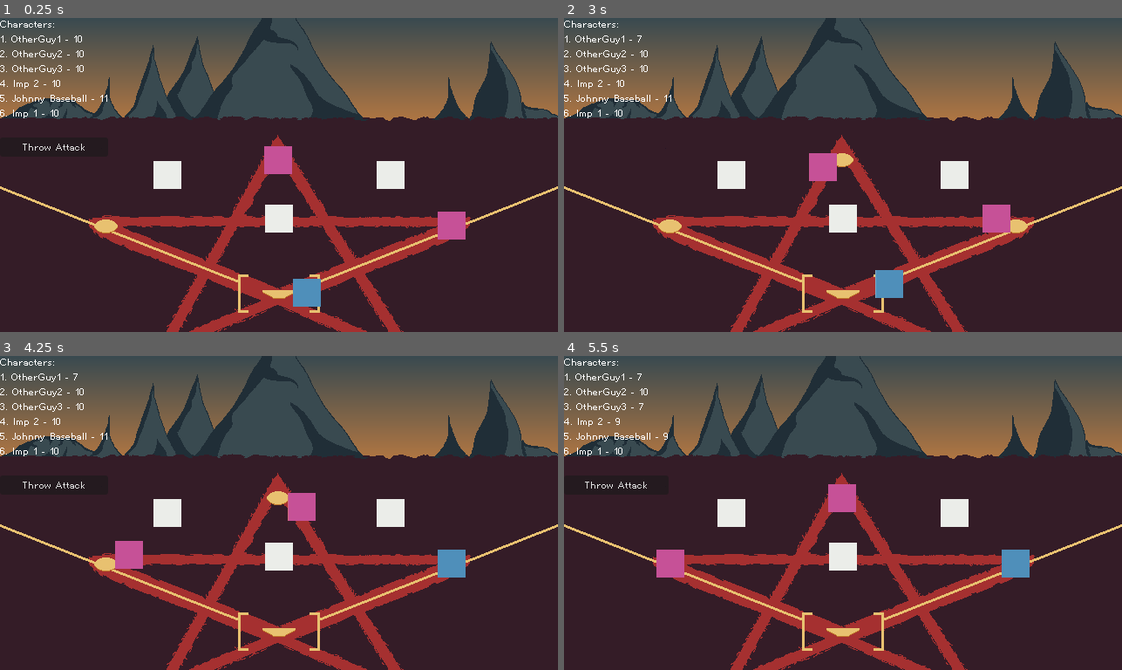
Above: before the commit, frames 1-4 (two rows, left to right).
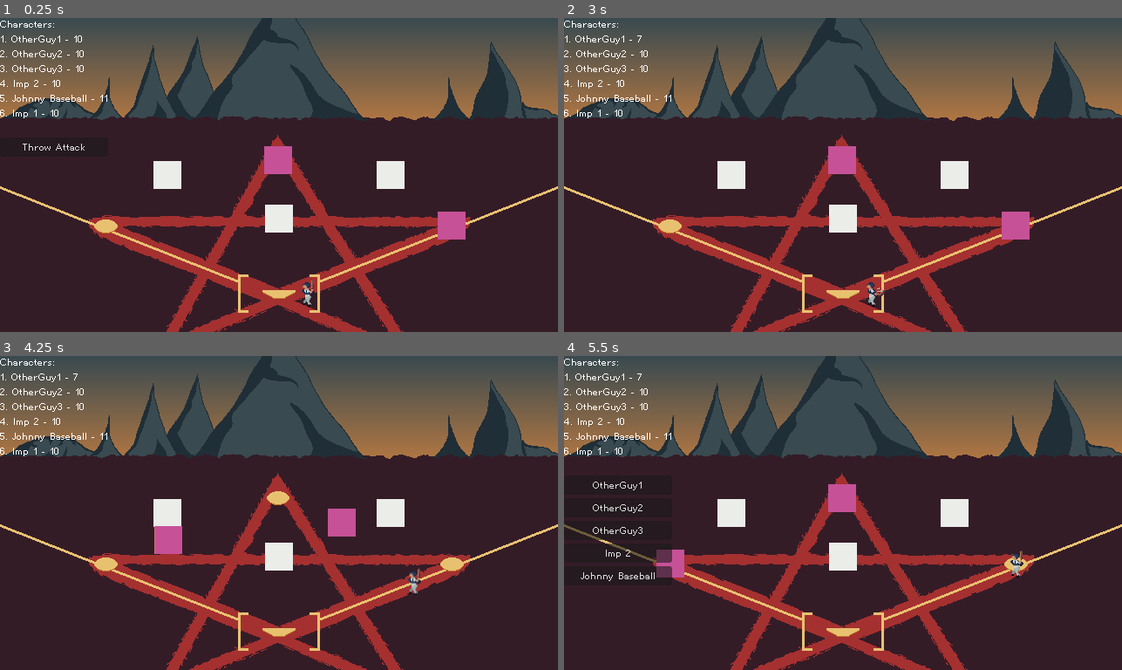
Above: after the commit, the same moments.

Repository: JacquesJajo/ludum-dare-59
Game: Godot game, scene res://scenes/game.tscn
Same seed, same stepped clock (60 frames per second), same inputs: the game is played once before the commit and once after it.
Inputs (mouse positions are in pixels of both pictures, inside the frame that each line leads up to):
- Up to frame 1 (0.25 s): no input
- Up to frame 2 (3 s): click "Throw Attack" at 0.5 s; click "OtherGuy1" at 1.25 s; click "Swing Attack" at 2 s; click "OtherGuy2" at 2.75 s
- Up to frame 3 (4.25 s): no input
- Up to frame 4 (5.5 s): click (619, 484) at 4.25 s, where only the run before the commit has a clickable "Throw Attack"; click "OtherGuy3" (after the commit: "Throw Attack") at 5 s

The runs differ from the first frame. In frame 1, 0.4% of the frame differs, in the area x 52-58%, y 83-92%; in frame 2, 1.9%; in frame 3, 2.4%, in the area x 4-84%, y 40-77%; in frame 4, 1.1%.

Commit message:
Johnny Baseball animated sprite

Diff:
--- a/scenes/actions/swing_attack.gd
+++ b/scenes/actions/swing_attack.gd
@@ -11,6 +11,13 @@
 	if roll >= CRITICAL:
 		print("critical!")
 		critical = true
+
+	user.gfx.play("swing")
+	user.gfx.animation_finished.connect(_swing_finished)
+
+func _swing_finished() -> void:
+	user.gfx.animation_finished.disconnect(_swing_finished)
+	user.gfx.play("default")
 
 	user.gfx.move_complete.connect(_base_moved)
 	user.gfx.move_sprite(user.base_manager.bases[user.base_index + 1], 128.0)
--- a/scenes/baseball_arena.tscn
+++ b/scenes/baseball_arena.tscn
@@ -7,24 +7,62 @@
 [ext_resource type="PackedScene" uid="uid://bthtlrcdwhbih" path="res://scenes/actions/swing_attack.tscn" id="3_h5k57"]
 [ext_resource type="PackedScene" uid="uid://7d8qn33nbseh" path="res://scenes/ui_layer.tscn" id="3_jtmev"]
 [ext_resource type="PackedScene" uid="uid://dqg0g4oc7fwke" path="res://scenes/actions/hit_and_run_attack.tscn" id="4_8b67c"]
-[ext_resource type="Texture2D" uid="uid://cb07s60lb03ed" path="res://sprites/placeholders.png" id="5_kx73q"]
 [ext_resource type="PackedScene" uid="uid://dcsq7s5u5wjtb" path="res://scenes/actions/throw_attack.tscn" id="5_woeuh"]
 [ext_resource type="Script" uid="uid://bnssbpa08hulc" path="res://scripts/fielding_spots_manager.gd" id="9_bdoy6"]
 [ext_resource type="Script" uid="uid://2tk6o53m72bd" path="res://scenes/base_manager.gd" id="9_qrtu0"]
 [ext_resource type="PackedScene" uid="uid://bgpecv6xp6537" path="res://scenes/gfx_manager.tscn" id="10_p75ep"]
 [ext_resource type="PackedScene" uid="uid://woop0y3j8ulp" path="res://scenes/character_sprite.tscn" id="11_owi6g"]
-
-[sub_resource type="AtlasTexture" id="AtlasTexture_owi6g"]
-atlas = ExtResource("5_kx73q")
+[ext_resource type="Texture2D" uid="uid://cfp7eepee84os" path="res://sprites/spritesheet.png" id="12_jjdn4"]
+[ext_resource type="SpriteFrames" uid="uid://7wbxsrc6y3lo" path="res://sprites/demon.tres" id="13_jjdn4"]
+[ext_resource type="SpriteFrames" uid="uid://dniumek475uta" path="res://sprites/imp.tres" id="14_w5lw3"]
+
+[sub_resource type="AtlasTexture" id="AtlasTexture_bdoy6"]
+atlas = ExtResource("12_jjdn4")
+region = Rect2(0, 0, 32, 32)
+
+[sub_resource type="AtlasTexture" id="AtlasTexture_jjdn4"]
+atlas = ExtResource("12_jjdn4")
+region = Rect2(0, 0, 32, 32)
+
+[sub_resource type="AtlasTexture" id="AtlasTexture_w5lw3"]
+atlas = ExtResource("12_jjdn4")
 region = Rect2(32, 0, 32, 32)
 
-[sub_resource type="AtlasTexture" id="AtlasTexture_p75ep"]
-atlas = ExtResource("5_kx73q")
-region = Rect2(0, 0, 32, 32)
-
-[sub_resource type="AtlasTexture" id="AtlasTexture_bdoy6"]
-atlas = ExtResource("5_kx73q")
-region = Rect2(96, 0, 32, 0)
+[sub_resource type="AtlasTexture" id="AtlasTexture_cbia7"]
+atlas = ExtResource("12_jjdn4")
+region = Rect2(64, 0, 32, 32)
+
+[sub_resource type="AtlasTexture" id="AtlasTexture_hnbne"]
+atlas = ExtResource("12_jjdn4")
+region = Rect2(96, 0, 32, 32)
+
+[sub_resource type="SpriteFrames" id="SpriteFrames_jjdn4"]
+animations = [{
+"frames": [{
+"duration": 1.0,
+"texture": SubResource("AtlasTexture_bdoy6")
+}],
+"loop": true,
+"name": &"default",
+"speed": 5.0
+}, {
+"frames": [{
+"duration": 1.0,
+"texture": SubResource("AtlasTexture_jjdn4")
+}, {
+"duration": 1.0,
+"texture": SubResource("AtlasTexture_w5lw3")
+}, {
+"duration": 1.0,
+"texture": SubResource("AtlasTexture_cbia7")
+}, {
+"duration": 1.0,
+"texture": SubResource("AtlasTexture_hnbne")
+}],
+"loop": false,
+"name": &"swing",
+"speed": 10.0
+}]
 
 [node name="BaseballArena" type="Node2D"]
 
@@ -148,22 +186,34 @@
 [node name="GFXManager" parent="." instance=ExtResource("10_p75ep")]
 
 [node name="JohnnyBaseball" parent="GFXManager" instance=ExtResource("11_owi6g")]
-texture = SubResource("AtlasTexture_owi6g")
+sprite_frames = SubResource("SpriteFrames_jjdn4")
+animation = &"default"
+autoplay = "default"
 
 [node name="OtherGuy1" parent="GFXManager" instance=ExtResource("11_owi6g")]
-texture = SubResource("AtlasTexture_p75ep")
+sprite_frames = ExtResource("13_jjdn4")
+animation = &"default"
+autoplay = "default"
 
 [node name="OtherGuy2" parent="GFXManager" instance=ExtResource("11_owi6g")]
-texture = SubResource("AtlasTexture_p75ep")
+sprite_frames = ExtResource("13_jjdn4")
+animation = &"default"
+autoplay = "default"
 
 [node name="OtherGuy3" parent="GFXManager" instance=ExtResource("11_owi6g")]
-texture = SubResource("AtlasTexture_p75ep")
+sprite_frames = ExtResource("13_jjdn4")
+animation = &"default"
+autoplay = "default"
 
 [node name="Imp1" parent="GFXManager" instance=ExtResource("11_owi6g")]
-texture = SubResource("AtlasTexture_bdoy6")
+sprite_frames = ExtResource("14_w5lw3")
+animation = &"default"
+autoplay = "default"
 
 [node name="Imp2" parent="GFXManager" instance=ExtResource("11_owi6g")]
-texture = SubResource("AtlasTexture_bdoy6")
+sprite_frames = ExtResource("14_w5lw3")
+animation = &"default"
+autoplay = "default"
 
 [node name="UILayer" parent="." instance=ExtResource("3_jtmev")]
 
--- a/scenes/character_sprite.tscn
+++ b/scenes/character_sprite.tscn
@@ -2,5 +2,6 @@
 
 [ext_resource type="Script" uid="uid://cbglt54m8s57b" path="res://scripts/character_sprite.gd" id="1_k8qwi"]
 
-[node name="CharacterSprite" type="Sprite2D"]
+[node name="CharacterSprite" type="AnimatedSprite2D"]
+animation = &""
 script = ExtResource("1_k8qwi")
--- a/scripts/character_sprite.gd
+++ b/scripts/character_sprite.gd
@@ -1,4 +1,4 @@
-extends Sprite2D
+extends AnimatedSprite2D
 
 class_name CharacterSprite
 
@@ -9,12 +9,19 @@
 
 signal move_complete
 
+@export var face_centre: bool = true
+
 var state: State = State.IDLE
 
 var target: Vector2
 var speed: float
 
 func _process(delta: float) -> void:
+	if position.x > 0.0:
+		flip_h = true
+	else:
+		flip_h = false
+
 	match state:
 		State.IDLE:
 			pass
--- /dev/null
+++ b/sprites/demon.tres
@@ -0,0 +1,18 @@
+[gd_resource type="SpriteFrames" load_steps=3 format=3 uid="uid://7wbxsrc6y3lo"]
+
+[ext_resource type="Texture2D" uid="uid://cb07s60lb03ed" path="res://sprites/placeholders.png" id="1_yu540"]
+
+[sub_resource type="AtlasTexture" id="AtlasTexture_nfnxd"]
+atlas = ExtResource("1_yu540")
+region = Rect2(0, 0, 32, 32)
+
+[resource]
+animations = [{
+"frames": [{
+"duration": 1.0,
+"texture": SubResource("AtlasTexture_nfnxd")
+}],
+"loop": true,
+"name": &"default",
+"speed": 5.0
+}]
--- /dev/null
+++ b/sprites/imp.tres
@@ -0,0 +1,18 @@
+[gd_resource type="SpriteFrames" load_steps=3 format=3 uid="uid://dniumek475uta"]
+
+[ext_resource type="Texture2D" uid="uid://cb07s60lb03ed" path="res://sprites/placeholders.png" id="1_fbnkd"]
+
+[sub_resource type="AtlasTexture" id="AtlasTexture_ek2gu"]
+atlas = ExtResource("1_fbnkd")
+region = Rect2(96, 0, 32, 32)
+
+[resource]
+animations = [{
+"frames": [{
+"duration": 1.0,
+"texture": SubResource("AtlasTexture_ek2gu")
+}],
+"loop": true,
+"name": &"default",
+"speed": 5.0
+}]
Not shown: 1 places in scenes/baseball_arena.tscn that only renumber resources
Binary file added: sprites/johnny_baseball.aseprite
Binary file added: sprites/spritesheet.aseprite
Binary file added: sprites/spritesheet.png
Not shown, added: sprites/spritesheet.png.import
